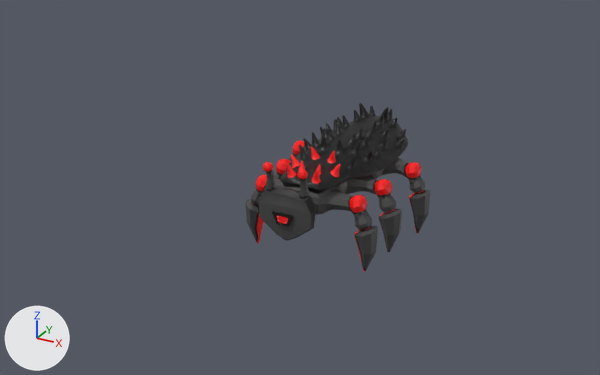
The Blender file Models/Firewall.blend, before and after one commit.
One viewpoint serves both versions: a camera (50 mm lens) standing at (20.2, -39.5, 19.2) and looking at (-0.9, -1.2, 0.0). The axes (+X, +Y, +Z) are drawn at lower left. The lights are the same throughout.

In view in the first picture: 'FireWall', 'Shell'.
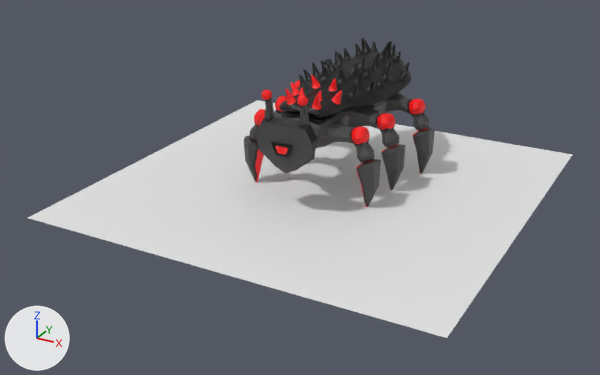
Boxes [x1, y1, x2, y2] around the edits, measured in the pictures (600 x 375 px):
'Plane', added
    after: [28, 100, 572, 338]
'FireWall', moved
    before: [246, 141, 431, 271]
    after: [244, 80, 435, 207]
'Shell', moved
    before: [280, 103, 408, 192]
    after: [280, 37, 412, 118]

Diff of the bpy script that builds the scene:
```diff
--- a/Models/Firewall.blend.py
+++ b/Models/Firewall.blend.py
@@ me_plane @@
+me_plane.from_pydata([(-1.0, -1.0, 0.0), (1.0, -1.0, 0.0), (-1.0, 1.0, 0.0), (1.0, 1.0, 0.0)], [], [(0, 1, 3, 2)])
@@ ob_firewall @@
 ob_firewall = bpy.data.objects.new('FireWall', me_cube_003)
-ob_firewall.location = (0.0, 0.0, 0.0)
+ob_firewall.location = (0.0, 0.0, 3.98)
@@ ob_shell @@
 ob_shell = bpy.data.objects.new('Shell', me_mesh)
-ob_shell.location = (0.0, -2.2, 1.45)
+ob_shell.location = (0.0, -2.2, 5.68)
 ob_shell.rotation_euler = (0.258, 0.0, 0.0)  # degrees (15, 0, 0)
@@ ob_plane @@
+ob_plane = bpy.data.objects.new('Plane', me_plane)
+ob_plane.location = (0.0, 0.0, 0.0)
+ob_plane.scale = (11.6, 11.6, 11.6)
```
